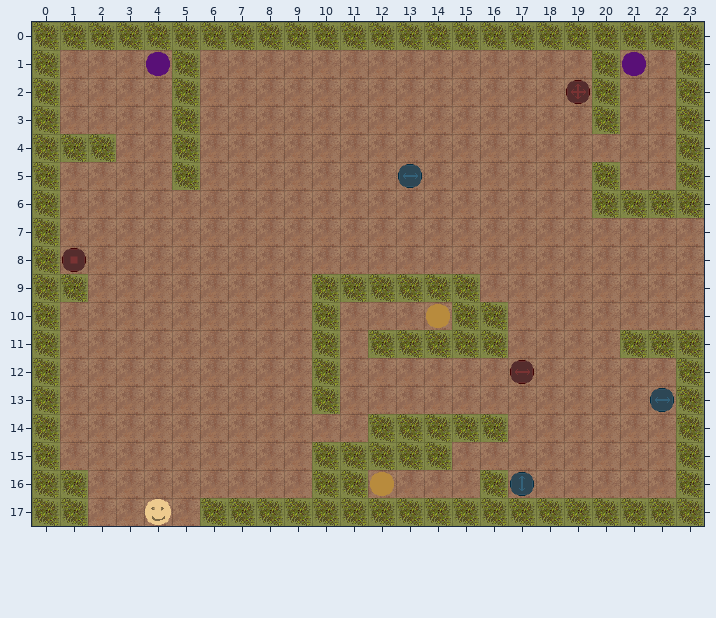
One commit to this Tiled map: android/assets/maps/mapES-2.tmx. Above is the file before it was changed.
Cells are 32x32 px. Shown: x 0..23, y 0..17.
Now the later version:
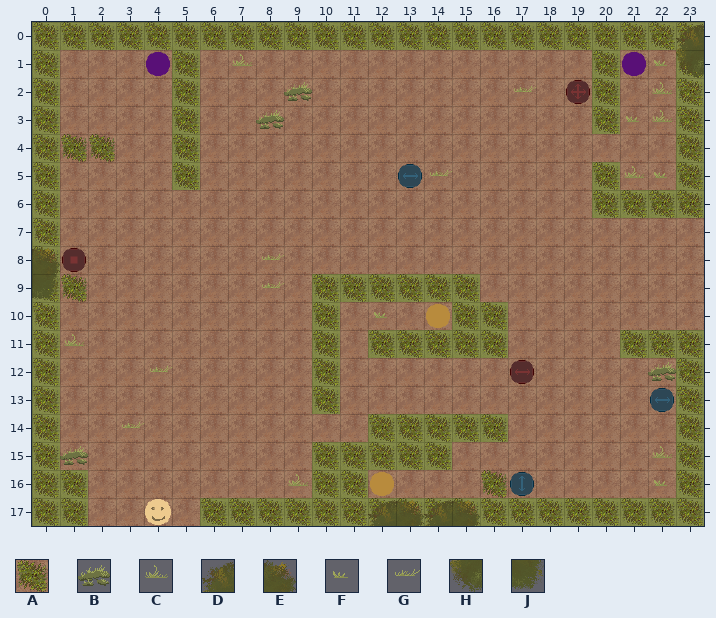
Key: from "tilset": A 16, B 20, C 21, D 22, E 23, F 24, G 25, H 26, J 27.
_ is an empty cell, . an unchanged one.
Tiles of an added or newly shown layer are drawn over the layers below it.
From old to new:
--- layer "deco" (added)
@@ x 1..23 @@
- 0 ......................_
- 1 ......_..............__
- 2 ........_......._...._.
- 3 ......._............__.
- 4 __.....................
- 5 ............._......__.
+ 0 ......................D
+ 1 ......C..............FH
+ 2 ........B.......G....C.
+ 3 .......B............FC.
+ 4 AA.....................
+ 5 .............G......CF.
@@ x 0..22 @@
- 8 _......._..............
- 9 __......_..............
-10 ............_..........
-11 ._.....................
-12 ...._................._
+ 8 E.......G..............
+ 9 JA......G..............
+10 ............F..........
+11 .C.....................
+12 ....G.................B
@@ x 1..22 @@
-14 .._...................
-15 _...................._
-16 ........_......_....._
-17 ...........____.......
+14 ..G...................
+15 B....................C
+16 ........C......A.....F
+17 ...........DEDE.......
